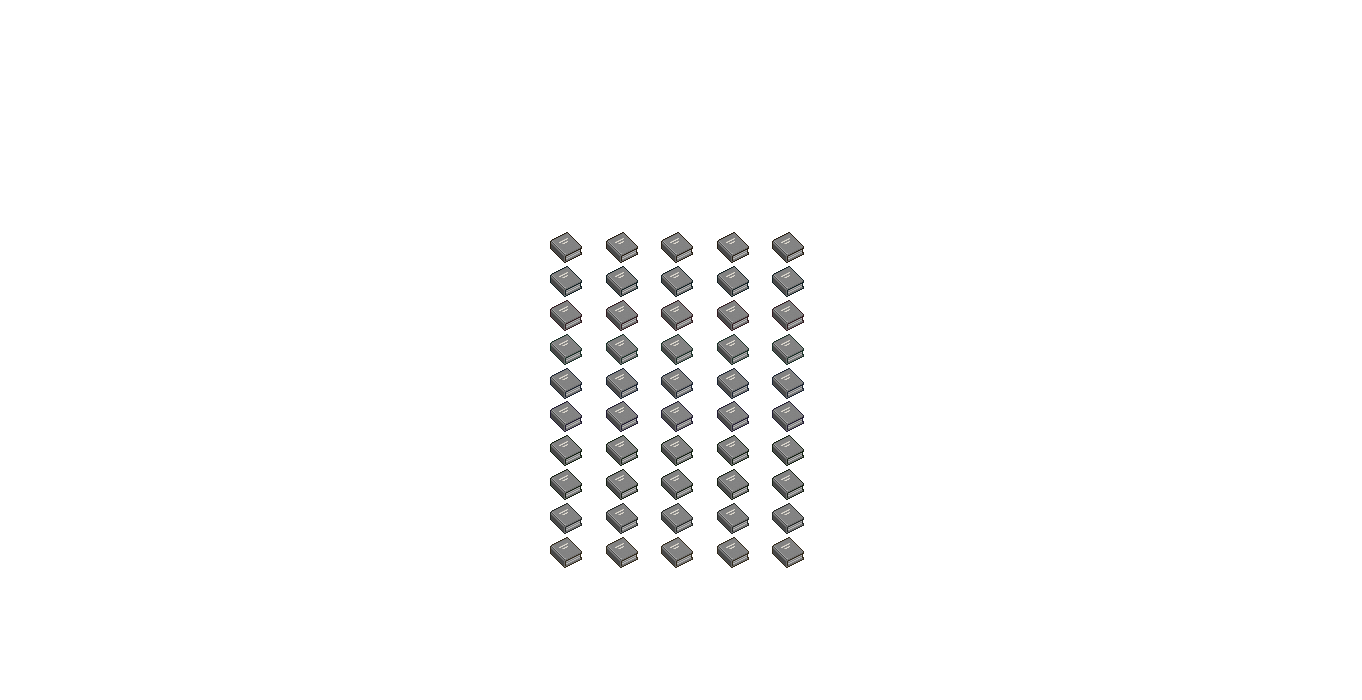
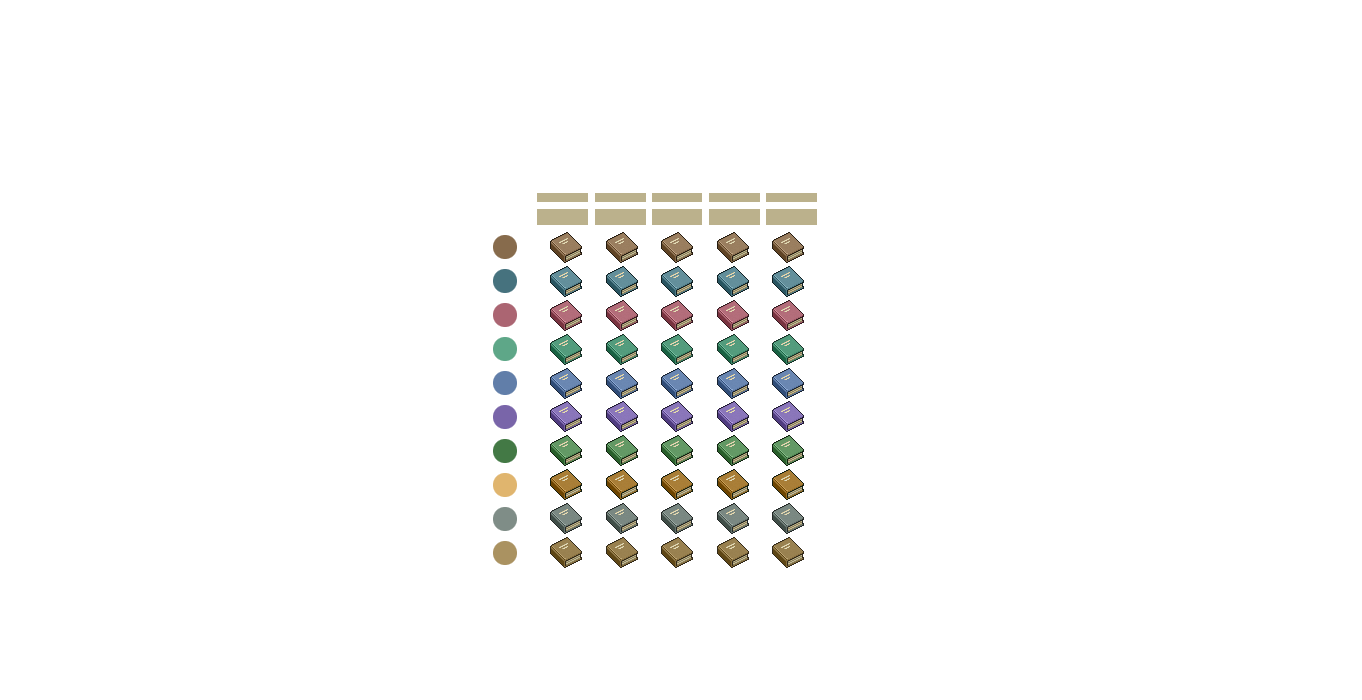
Revision of a layered 1362px x 700px image; what changed, layer by layer:
added layer "borders" above "titles colorize" over [551, 233, 803, 567]
renamed "Layer 40 copy 4" to "titles colorize", showed it, blend normal → color, painted on it, masked it over [537, 193, 817, 549]
showed "pages colorize", painted on it over [537, 209, 817, 565]
added layer "covers color" (color) above "by column" over [493, 233, 803, 567]
showed group "grey - 5" (5 layers) over [773, 233, 803, 567]
showed group "grey - 4" (4 layers) over [718, 233, 748, 567]
showed group "grey - 3" (4 layers) over [662, 233, 692, 567]
showed group "grey - 2" (4 layers) over [607, 233, 637, 567]
showed group "grey - 1" (4 layers) over [551, 233, 581, 567]
renamed "by element type" to "books by element type", hid the group it (4 layers), moved it above "originals" over [551, 233, 803, 567]
removed group "numbers" (5 layers) from group "by element type" over [551, 233, 803, 567]
removed layer "book borders" (1st of 10, in "by element type" › "numbers") from group "numbers" over [773, 233, 803, 567]
removed layer "book borders" (2nd of 10, in "by element type" › "numbers") from group "numbers" over [718, 233, 748, 567]
removed layer "book borders" (3rd of 10, in "by element type" › "numbers") from group "numbers" over [662, 233, 692, 567]
removed layer "book borders" (4th of 10, in "by element type" › "numbers") from group "numbers" over [551, 233, 581, 567]
removed layer "book borders" (5th of 10, in "by element type" › "numbers") from group "numbers" over [607, 233, 637, 567]
removed group "titles" (5 layers) from group "by element type" over [559, 238, 790, 549]
removed group "pages" (1st of 3, in "by element type") (5 layers) from group "by element type" over [566, 250, 802, 565]
removed group "cover" (5 layers) from group "by element type" over [551, 233, 803, 567]
…and 15 more changes (15 removed)
